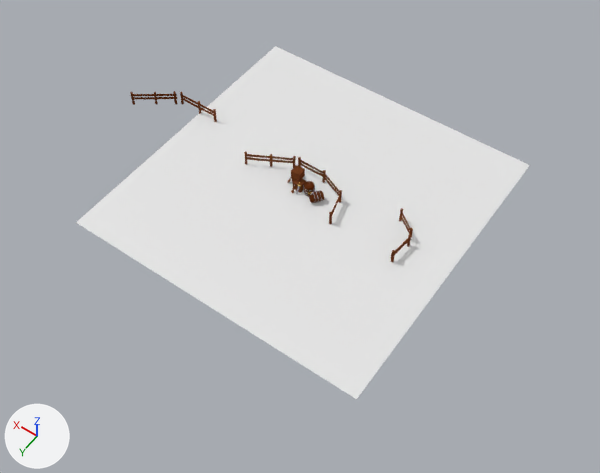
An edit to the Blender file Low-poly Assets/Assets.blend, drawn before and after from the same camera.
Rendered twice from a 50 mm camera at (-24.1, 35.0, 48.8) aimed at (-1.0, 2.6, -2.0). Every picture has the same lights, and +X, +Y and +Z are marked at lower left.
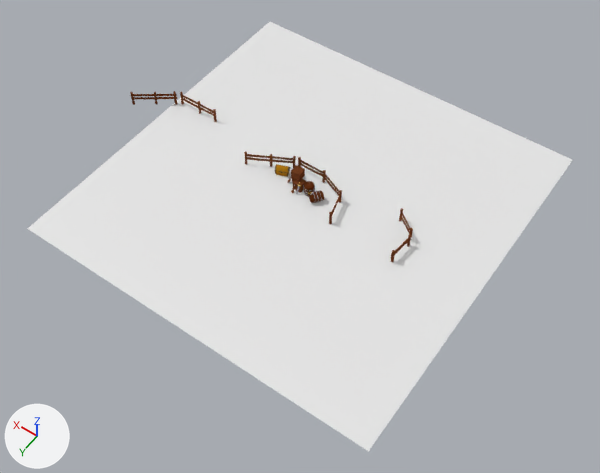
Where the change shows, as pixel boxes [x1, y1, x2, y2] in the pictures (600 x 473 px):
'Plane', rescaled (20% wider, 21% taller)
    before: [76, 46, 530, 399]
    after: [27, 22, 572, 451]
'Top (chest)', added
    after: [275, 164, 290, 173]
'Chest', added
    after: [275, 170, 290, 177]

Edits to the bpy script that builds the scene:
```text
Add img_colors_png_006:
    img_colors_png_006 = load_image('colors.png.006', '../Low-poly Tree/Textures/colors.png', 1024, 1024, 'sRGB')
Add mat_material_009:
    mat_material_009 = diffuse_material('Material.009')
    mat_material_009.texture = img_colors_png_006
Add me_cube_009:
    me_cube_009.from_pydata(...)  # 286 vertices, 228 faces; spans x -2.08..0.0, y -0.94..0.94, z 0.0..0.91
    me_cube_009.materials.append(mat_material_009)  # picture img_colors_png_006
Add me_cube_010:
    me_cube_010.from_pydata(...)  # 326 vertices, 261 faces; spans x -1.01..1.01, y -0.91..0.91, z -1.0..0.65
    me_cube_010.materials.append(mat_material_009)  # picture img_colors_png_006
Change ob_plane:
    ob_plane.scale: (12.6, 12.6, 12.6) -> (15.2, 15.2, 15.2)
Add ob_top__chest:
    ob_top__chest = bpy.data.objects.new('Top (chest)', me_cube_009)
    ob_top__chest.location = (3.01, -0.76, 0.5)
    ob_top__chest.rotation_euler = (0.0, 0.0, -1.219)  # degrees (0, 0, -70)
    ob_top__chest.scale = (0.293, 0.585, 0.293)
Add ob_chest:
    ob_chest = bpy.data.objects.new('Chest', me_cube_010)
    ob_chest.location = (2.9, -0.47, 0.3)
    ob_chest.rotation_euler = (0.0, 0.0, -1.219)  # degrees (0, 0, -70)
    ob_chest.scale = (0.302, 0.605, 0.302)
```
